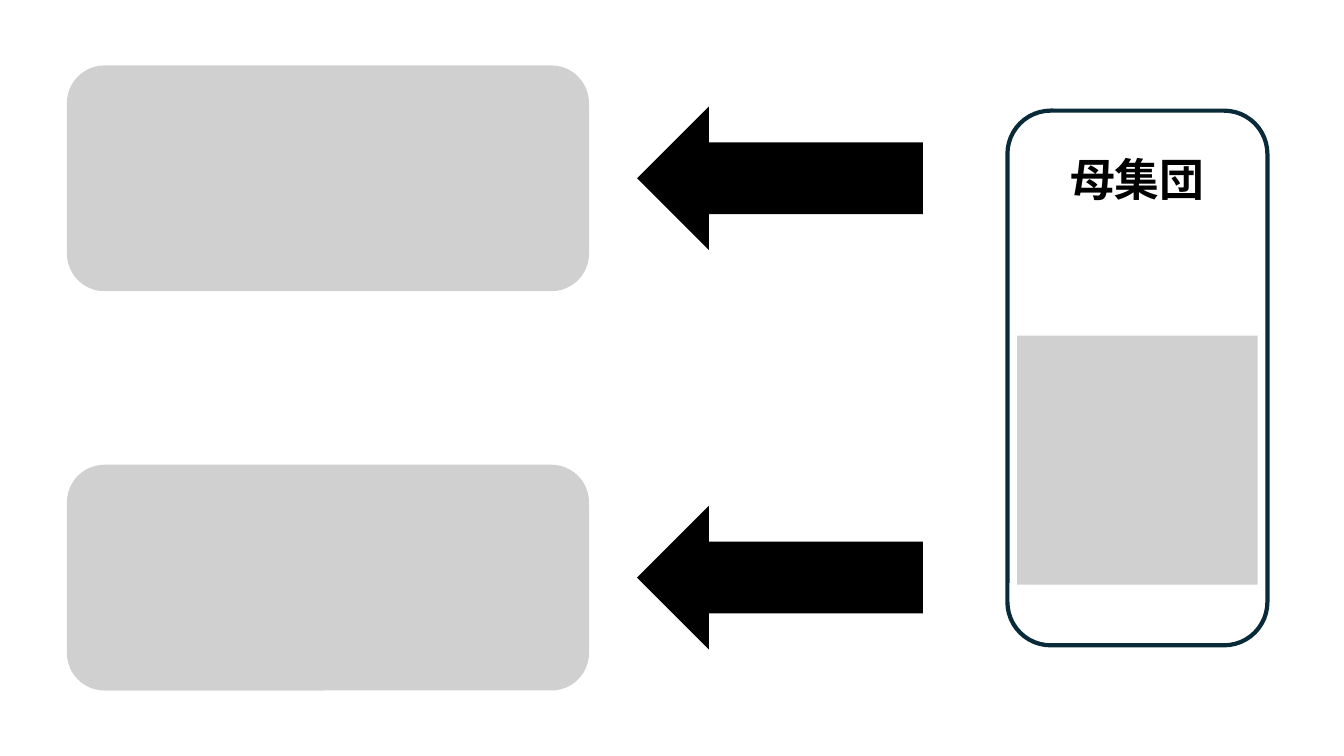
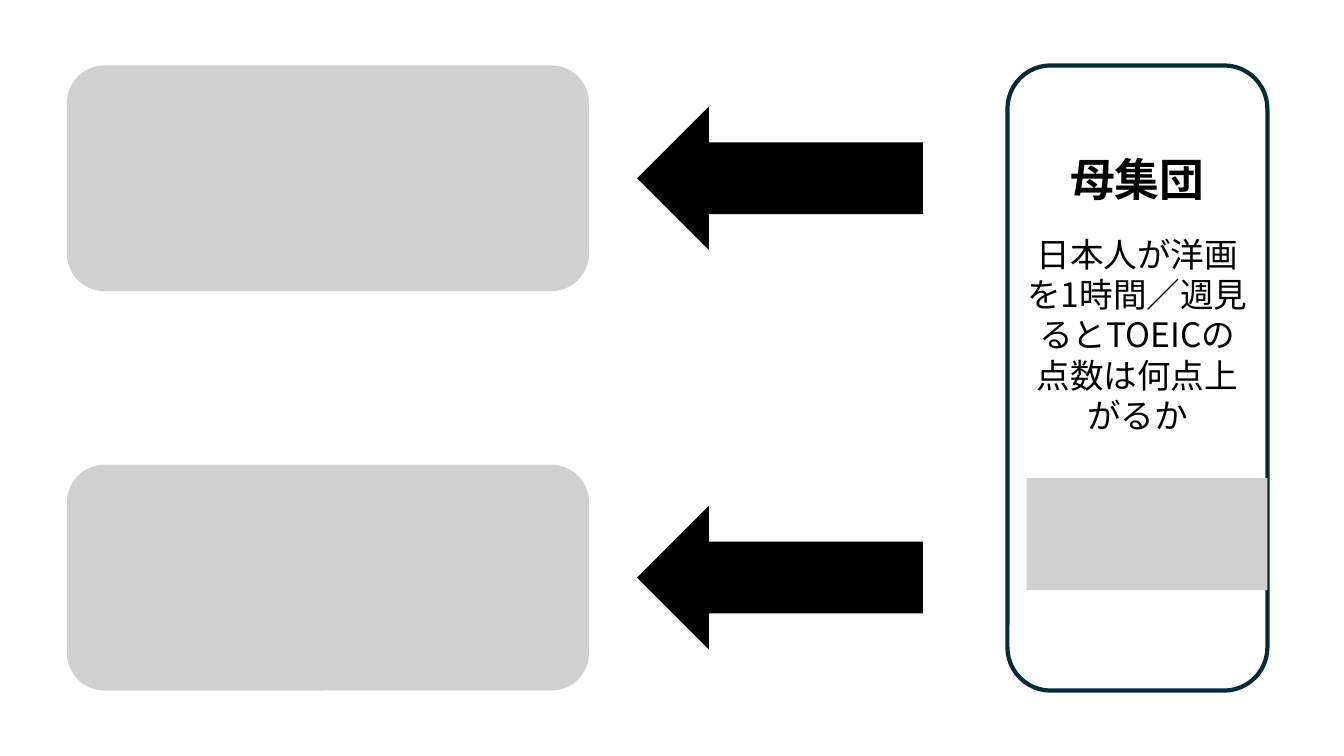
Before and after one commit to junpei-suzuki/ICPA2-2026-Komazawa, a slide deck: slide 10 of figs/DIYfigures_icpa2.pptx. Drawn at 1344x756 pixels with LibreOffice and Linux fonts; fonts in the diff are those of the drawing; grey boxes stand for pictures. Boxes give left, top, right and bottom in pixels: in the first picture for what was removed or moved away, otherwise in the second. Text is boxed around its words. In the diff, an @@ line names an element or a change of style, - is before the commit and + after.

```diff
--- a/figs/DIYfigures_icpa2.pptx
+++ b/figs/DIYfigures_icpa2.pptx
@@ rounded rectangle: place and size @@
-rounded rectangle at [1007, 111, 1267, 645]
+rounded rectangle at [1007, 66, 1267, 691]
@@ text added at [1027, 238, 1247, 349], 24 pt, text #000000 @@
+日本人が洋画を1時間／週見るとTOEICの点数は何点上がるか
@@ picture: place and size @@
-picture at [1017, 336, 1258, 585]
+picture at [1027, 478, 1268, 590]
```
Also in this commit, not shown: 1 other slide changed, 25 other files.
